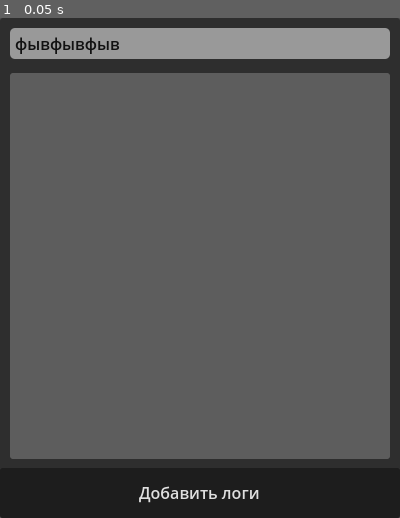
Above: before the commit, frame 1.
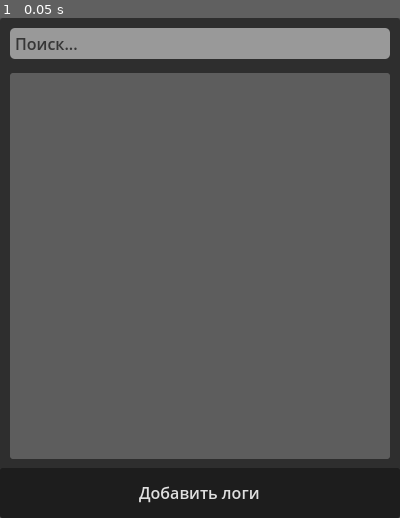
Above: after the commit, the same moment.

Repository: LFind/AlbionLogReader
Game: Godot game, scene res://Table.tscn
The game is run twice, just before and just after one commit, with the same random seed, the same clock (stepped at 60 frames per second) and the same inputs.
Inputs:
- Up to frame 1 (0.05 s): no input

The runs differ from the first frame. In frame 1, 0.4% of the frame differs, in the area x 3-30%, y 3-8%.

Commit message:
Update Table.tscn

Diff:
--- a/Table.tscn
+++ b/Table.tscn
@@ -33,6 +33,7 @@
 				node.visible = new_text.to_lower() in node.entry[\"item\"].to_lower()
 		)
 
+	search_field.clear()
 	LogData.load_log(LogData.PATH)
 
 	pass
